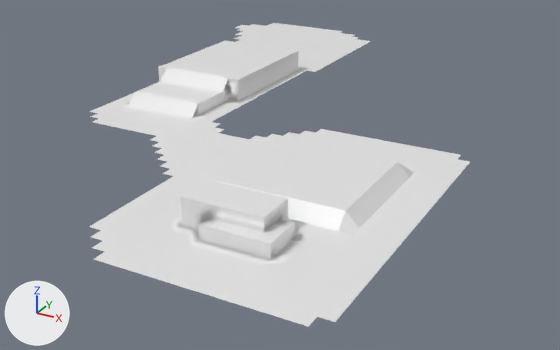
What one commit did to the FBX model PROJECT_ASSETS/LEVELS/BEACH_DEMO_1/beach_tile_demo_2.fbx.
Rendered twice from a 50 mm lens placed at (22.5, -34.3, 22.6), pointed at (-8.7, 22.4, -5.7). Arrows for +X, +Y and +Z are at lower left; the lights stay in place. Vertices at the same position are counted once.
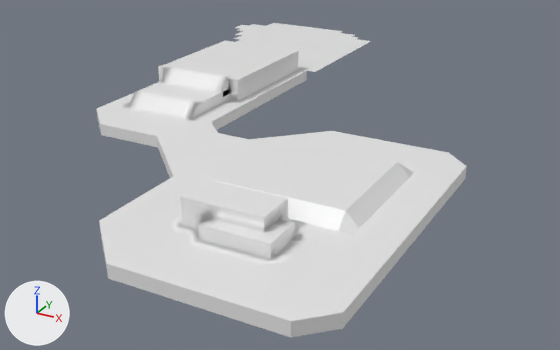
Boxes (x1, y1, x2, y2) around the edits, measured in the pictures (560 x 350 px):
'Cube', reshaped: before (89, 23, 470, 327); after (97, 23, 467, 337)
part 1 of me_cube, built on: before (89, 109, 470, 327); after (97, 71, 467, 337)

What changed in the scene script:
```text
Change me_cube:
    used by ob_cube; location = (0.0, 0.0, 0.0)
    remove me_cube.from_pydata(...)  # 1372 vertices, 1308 faces; spans x -30.0..9.0, y -5.0..54.0, z 0.0..2.0
    add me_cube.from_pydata(...)  # 1476 vertices, 1439 faces; spans x -30.0..9.0, y -5.0..54.0, z -1.0..2.0
    me_cube part 1
    24 vertices are removed from x -24.0..9.0, y -5.0..21.0, z 0.0
    24 faces are deleted
    128 new vertices lie (0.0, 0.0, -1.0) away from vertices in x -24.0..9.0, y -5.0..40.0, z 0.0
    155 new faces join them
```
